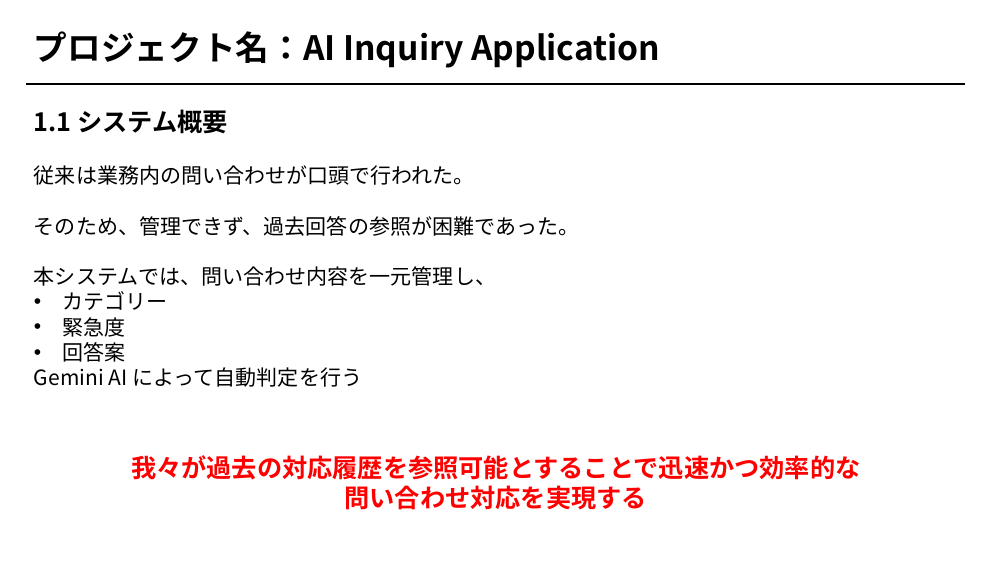
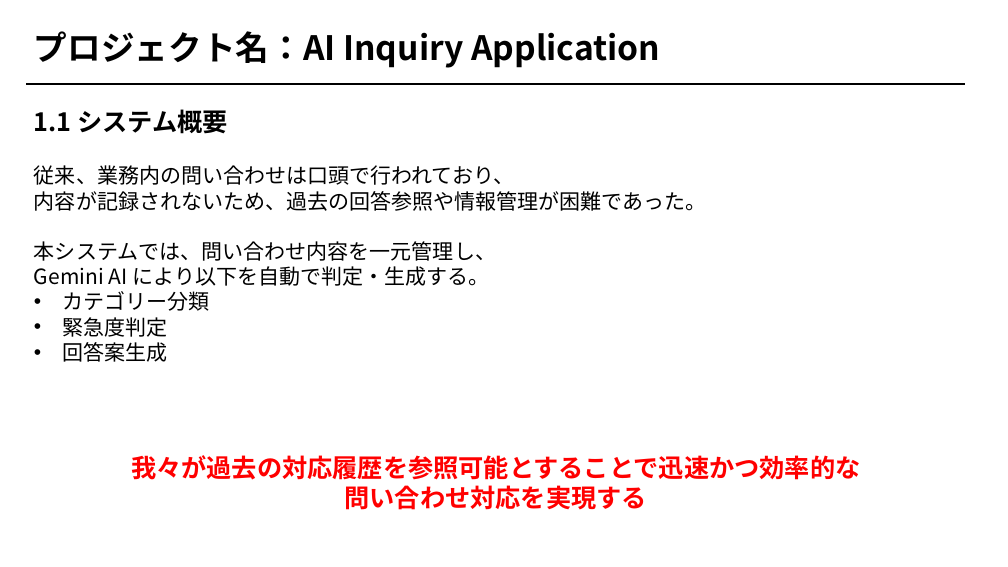
Before and after one commit to Oak-aim/ai-inquiry-application, a slide deck: slide 1 of AI 問い合わせアプリ.pptx. Drawn at 1008x567 pixels with LibreOffice and Linux fonts; fonts in the diff are those of the drawing. Boxes give left, top, right and bottom in pixels: in the first picture for what was removed or moved away, otherwise in the second. Text is boxed around its words. In the diff, an @@ line names an element or a change of style, - is before the commit and + after.

```diff
--- a/AI 問い合わせアプリ.pptx
+++ b/AI 問い合わせアプリ.pptx
@@ text at box(34, 165, 707, 211): text changed @@
-従来は業務内の問い合わせが口頭で行われた。
-そのため、管理できず、過去回答の参照が困難であった。
+従来、業務内の問い合わせは口頭で行われており、
+内容が記録されないため、過去の回答参照や情報管理が困難であった。
@@ text at box(34, 266, 489, 362): text changed @@
-• カテゴリー
-• 緊急度
-• 回答案
-Gemini AI によって自動判定を行う
+Gemini AI により以下を自動で判定・生成する。
+• カテゴリー分類
+• 緊急度判定
+• 回答案生成
```
Also in this commit, not shown: 8 other slides changed.
